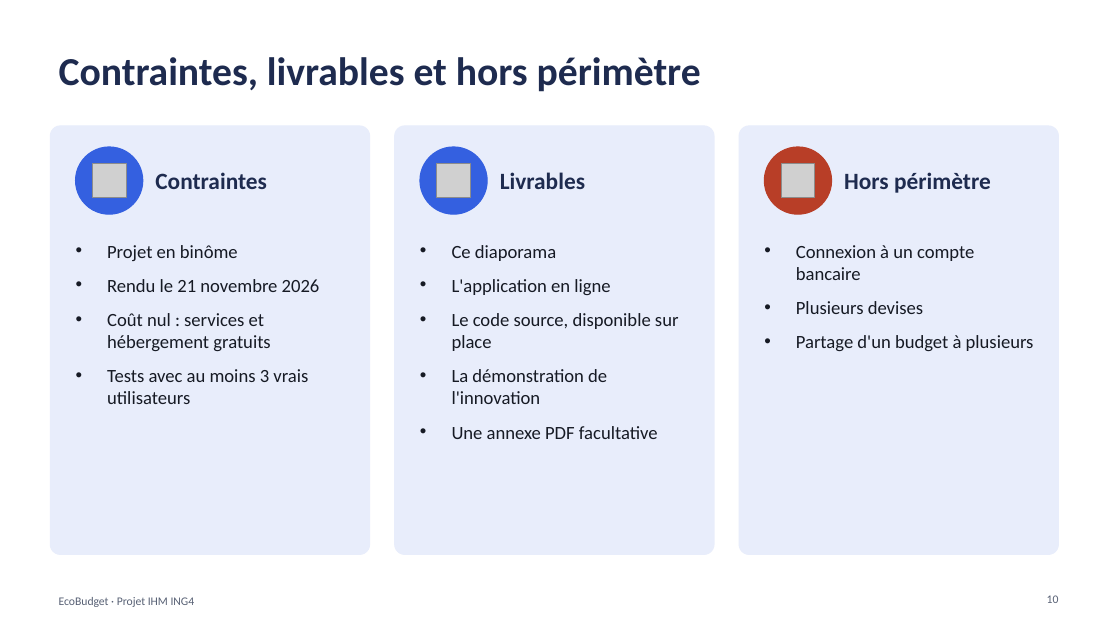
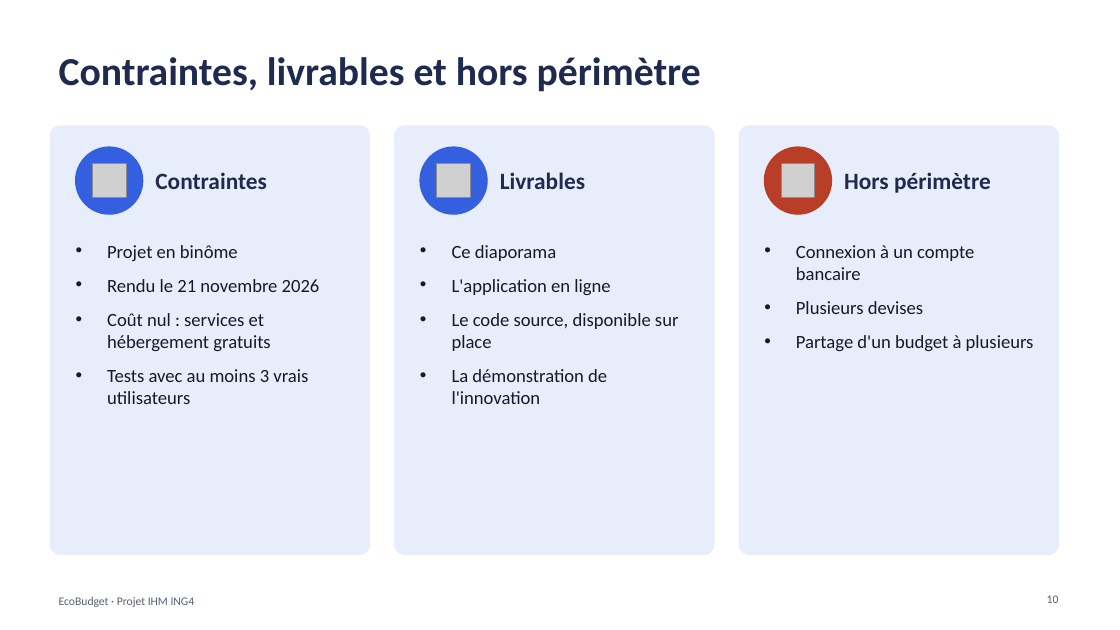
Before and after one commit to kaderouadahi/EcoBudget, a slide deck: slide 10 of livrables/EcoBudget.pptx. Drawn at 1120x630 pixels with LibreOffice and Linux fonts; fonts in the diff are those of the drawing; grey boxes stand for pictures. Boxes give left, top, right and bottom in pixels: in the first picture for what was removed or moved away, otherwise in the second. Text is boxed around its words. In the diff, an @@ line names an element or a change of style, - is before the commit and + after.

```diff
--- a/livrables/EcoBudget.pptx
+++ b/livrables/EcoBudget.pptx
@@ text at (452, 426, 658, 439): paragraph removed @@
-• Une annexe PDF facultative
```
Also in this commit, not shown: 8 other slides changed, 1 other file.
